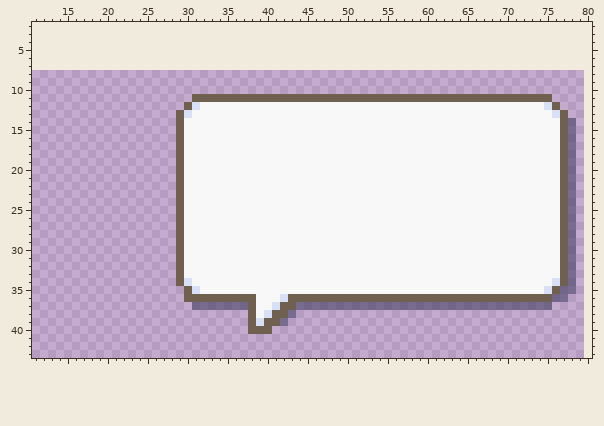
Edited in one commit: pixel-art file (art/speech.aseprite). Above: the version before the commit.
72x52 pixels, 1 frame. Shown: x 11..80, y 2..43. The old version is drawn lined up with the new one, on the new canvas.
Now the later version:
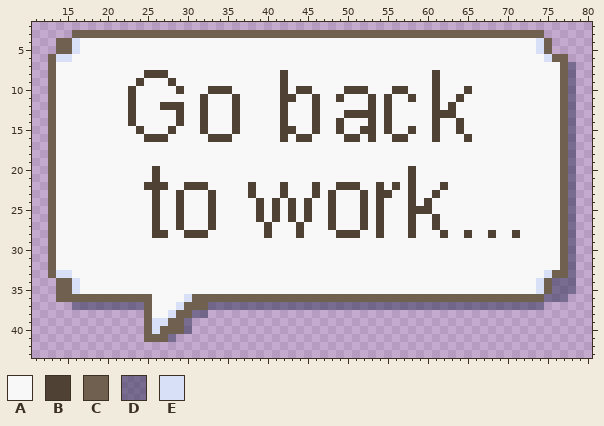
Palette (. is transparent): A #f8f8f8  B #4f4234  C #706050  D #27294f7b  E #d8e0f8
What changed:
canvas 72x52 -> 83x52, the old top-left corner now at 8,8 (the part of the old canvas that was cut away was empty and is not shown)
@@ x 11..80 @@
  2 ......................................................................
- 3 ......................................................................
- 4 ......................................................................
- 5 ......................................................................
- 6 ......................................................................
- 7 ......................................................................
- 8 ......................................................................
- 9 ......................................................................
-10 ......................................................................
-11 ....................CCCCCCCCCCCCCCCCCCCCCCCCCCCCCCCCCCCCCCCCCCCCC.....
-12 ...................CEAAAAAAAAAAAAAAAAAAAAAAAAAAAAAAAAAAAAAAAAAAAEC....
-13 ..................CEAAAAAAAAAAAAAAAAAAAAAAAAAAAAAAAAAAAAAAAAAAAAAEC...
-14 ..................CAAAAAAAAAAAAAAAAAAAAAAAAAAAAAAAAAAAAAAAAAAAAAAACD..
-15 ..................CAAAAAAAAAAAAAAAAAAAAAAAAAAAAAAAAAAAAAAAAAAAAAAACD..
-16 ..................CAAAAAAAAAAAAAAAAAAAAAAAAAAAAAAAAAAAAAAAAAAAAAAACD..
-17 ..................CAAAAAAAAAAAAAAAAAAAAAAAAAAAAAAAAAAAAAAAAAAAAAAACD..
-18 ..................CAAAAAAAAAAAAAAAAAAAAAAAAAAAAAAAAAAAAAAAAAAAAAAACD..
-19 ..................CAAAAAAAAAAAAAAAAAAAAAAAAAAAAAAAAAAAAAAAAAAAAAAACD..
-20 ..................CAAAAAAAAAAAAAAAAAAAAAAAAAAAAAAAAAAAAAAAAAAAAAAACD..
-21 ..................CAAAAAAAAAAAAAAAAAAAAAAAAAAAAAAAAAAAAAAAAAAAAAAACD..
-22 ..................CAAAAAAAAAAAAAAAAAAAAAAAAAAAAAAAAAAAAAAAAAAAAAAACD..
-23 ..................CAAAAAAAAAAAAAAAAAAAAAAAAAAAAAAAAAAAAAAAAAAAAAAACD..
-24 ..................CAAAAAAAAAAAAAAAAAAAAAAAAAAAAAAAAAAAAAAAAAAAAAAACD..
-25 ..................CAAAAAAAAAAAAAAAAAAAAAAAAAAAAAAAAAAAAAAAAAAAAAAACD..
-26 ..................CAAAAAAAAAAAAAAAAAAAAAAAAAAAAAAAAAAAAAAAAAAAAAAACD..
-27 ..................CAAAAAAAAAAAAAAAAAAAAAAAAAAAAAAAAAAAAAAAAAAAAAAACD..
-28 ..................CAAAAAAAAAAAAAAAAAAAAAAAAAAAAAAAAAAAAAAAAAAAAAAACD..
-29 ..................CAAAAAAAAAAAAAAAAAAAAAAAAAAAAAAAAAAAAAAAAAAAAAAACD..
-30 ..................CAAAAAAAAAAAAAAAAAAAAAAAAAAAAAAAAAAAAAAAAAAAAAAACD..
-31 ..................CAAAAAAAAAAAAAAAAAAAAAAAAAAAAAAAAAAAAAAAAAAAAAAACD..
-32 ..................CAAAAAAAAAAAAAAAAAAAAAAAAAAAAAAAAAAAAAAAAAAAAAAACD..
-33 ..................CAAAAAAAAAAAAAAAAAAAAAAAAAAAAAAAAAAAAAAAAAAAAAAACD..
-34 ..................CEAAAAAAAAAAAAAAAAAAAAAAAAAAAAAAAAAAAAAAAAAAAAAECD..
-35 ...................CEAAAAAAAAAAAAAAAAAAAAAAAAAAAAAAAAAAAAAAAAAAAECDD..
-36 ...................CCCCCCCCCAAAECCCCCCCCCCCCCCCCCCCCCCCCCCCCCCCCCDD...
-37 ....................DDDDDDDCAAECCDDDDDDDDDDDDDDDDDDDDDDDDDDDDDDDD.....
-38 ...........................CAECCD.....................................
-39 ...........................CECCD......................................
-40 ...........................CCC........................................
-41 ......................................................................
+ 3 .....CCCCCCCCCCCCCCCCCCCCCCCCCCCCCCCCCCCCCCCCCCCCCCCCCCCCCCCCCCC......
+ 4 ...CCEAAAAAAAAAAAAAAAAAAAAAAAAAAAAAAAAAAAAAAAAAAAAAAAAAAAAAAAAAEC.....
+ 5 ...CCEAAAAAAAAAAAAAAAAAAAAAAAAAAAAAAAAAAAAAAAAAAAAAAAAAAAAAAAAAEC.....
+ 6 ..CEEAAAAAAAAAAAAAAAAAAAAAAAAAAAAAAAAAAAAAAAAAAAAAAAAAAAAAAAAAAAECC...
+ 7 ..CAAAAAAAAAAAAAAAAAAAAAAAAAAAAAAAAAAAAAAAAAAAAAAAAAAAAAAAAAAAAAAACD..
+ 8 ..CAAAAAAAAAAABBBAAAAAAAAAAAAAABAAAAAAAAAAAAAAAAAABAAAAAAAAAAAAAAACD..
+ 9 ..CAAAAAAAAAABAAABAAAAAAAAAAAAABAAAAAAAAAAAAAAAAAABAAAAAAAAAAAAAAACD..
+10 ..CAAAAAAAAABAAAAABAAABBBAAAAAABABBAAAABBBAAABBAAABAAABAAAAAAAAAAACD..
+11 ..CAAAAAAAAABAAAAAAAABAAABAAAAABBAABAABAAABABAABAABAABAAAAAAAAAAAACD..
+12 ..CAAAAAAAAABAAABBBAABAAABAAAAABAAABAAAAAABABAAAAABABAAAAAAAAAAAAACD..
+13 ..CAAAAAAAAABAAAAABAABAAABAAAAABAAABAAABBBBABAAAAABBBAAAAAAAAAAAAACD..
+14 ..CAAAAAAAAABAAAAABAABAAABAAAAABAAABAABAAABABAAAAABAABAAAAAAAAAAAACD..
+15 ..CAAAAAAAAAABAAABAAABAAABAAAAABBAABAABAABBABAABAABAABAAAAAAAAAAAACD..
+16 ..CAAAAAAAAAAABBBAAAAABBBAAAAAABABBAAAABBABAABBAAABAAABAAAAAAAAAAACD..
+17 ..CAAAAAAAAAAAAAAAAAAAAAAAAAAAAAAAAAAAAAAAAAAAAAAAAAAAAAAAAAAAAAAACD..
+18 ..CAAAAAAAAAAAAAAAAAAAAAAAAAAAAAAAAAAAAAAAAAAAAAAAAAAAAAAAAAAAAAAACD..
+19 ..CAAAAAAAAAAAAAAAAAAAAAAAAAAAAAAAAAAAAAAAAAAAAAAAAAAAAAAAAAAAAAAACD..
+20 ..CAAAAAAAAAAAABAAAAAAAAAAAAAAAAAAAAAAAAAAAAAAABAAAAAAAAAAAAAAAAAACD..
+21 ..CAAAAAAAAAAAABAAAAAAAAAAAAAAAAAAAAAAAAAAAAAAABAAAAAAAAAAAAAAAAAACD..
+22 ..CAAAAAAAAAAABBBAABBBAAAAABAAABAAABAABBBAABABABAAABAAAAAAAAAAAAAACD..
+23 ..CAAAAAAAAAAAABAABAAABAAAABAAABAAABABAAABABBAABAABAAAAAAAAAAAAAAACD..
+24 ..CAAAAAAAAAAAABAABAAABAAAAABABABABAABAAABABAAABABAAAAAAAAAAAAAAAACD..
+25 ..CAAAAAAAAAAAABAABAAABAAAAABABABABAABAAABABAAABBBAAAAAAAAAAAAAAAACD..
+26 ..CAAAAAAAAAAAABAABAAABAAAAABABABABAABAAABABAAABAABAAAAAAAAAAAAAAACD..
+27 ..CAAAAAAAAAAAABAABAAABAAAAAABAAABAAABAAABABAAABAABAAAAAAAAAAAAAAACD..
+28 ..CAAAAAAAAAAAABBAABBBAAAAAAABAAABAAAABBBAABAAABAAABAABAABAABAAAAACD..
+29 ..CAAAAAAAAAAAAAAAAAAAAAAAAAAAAAAAAAAAAAAAAAAAAAAAAAAAAAAAAAAAAAAACD..
+30 ..CAAAAAAAAAAAAAAAAAAAAAAAAAAAAAAAAAAAAAAAAAAAAAAAAAAAAAAAAAAAAAAACD..
+31 ..CAAAAAAAAAAAAAAAAAAAAAAAAAAAAAAAAAAAAAAAAAAAAAAAAAAAAAAAAAAAAAAACD..
+32 ..CAAAAAAAAAAAAAAAAAAAAAAAAAAAAAAAAAAAAAAAAAAAAAAAAAAAAAAAAAAAAAAACD..
+33 ..CEEAAAAAAAAAAAAAAAAAAAAAAAAAAAAAAAAAAAAAAAAAAAAAAAAAAAAAAAAAAAECCD..
+34 ...CCEAAAAAAAAAAAAAAAAAAAAAAAAAAAAAAAAAAAAAAAAAAAAAAAAAAAAAAAAAECDDD..
+35 ...CCEAAAAAAAAAAAAAAAAAAAAAAAAAAAAAAAAAAAAAAAAAAAAAAAAAAAAAAAAAECDDD..
+36 ...CCCCCCCCCCCCAAAAECCCCCCCCCCCCCCCCCCCCCCCCCCCCCCCCCCCCCCCCCCCCDDD...
+37 .....DDDDDDDDDCAAAECCCDDDDDDDDDDDDDDDDDDDDDDDDDDDDDDDDDDDDDDDDDD......
+38 ..............CAAECCDD................................................
+39 ..............CEECCD..................................................
+40 ..............CECCCD..................................................
+41 ..............CCCD....................................................
 42 ......................................................................
Where, in picture pixels (left, top, right, bottom), the same in both pictures:
changed: (48, 30, 576, 342)
